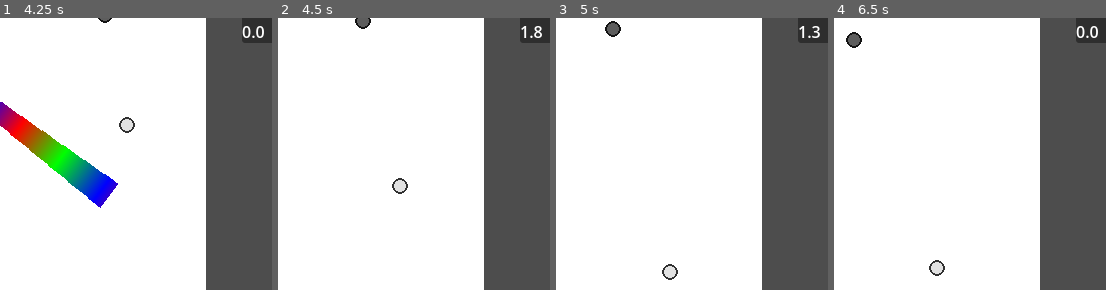
Above: before the commit, frames 1-4 (left to right).
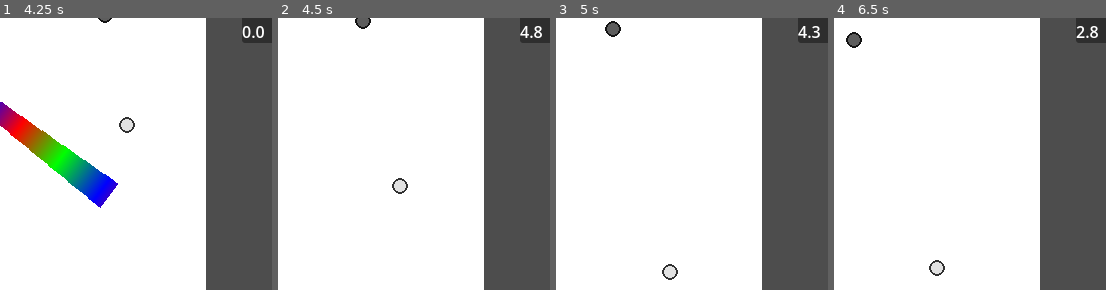
Above: after the commit, the same moments.

Repository: autumn-heights/levelherup-jam-2026
Game: Godot game, scene res://scenes/world.tscn
Same seed, same stepped clock (60 frames per second), same inputs: the game is played once before the commit and once after it.
Inputs (mouse positions are % of the whole screen's width and height, from its top left):
- Up to frame 1 (4.25 s): tap Enter at 0.5 s; move the mouse to (72, 45) at 0.52 s; press the mouse at (72, 45) at 0.53 s; tap Space at 1.25 s; move the mouse to (30, 55) at 1.27 s; release the mouse at (30, 55) at 1.28 s; click (30, 55) at 1.35 s; move the mouse to (60, 28) at 2.02 s; press the mouse at (60, 28) at 2.03 s; move the mouse to (45, 70) at 2.77 s; release the mouse at (45, 70) at 2.78 s; click (45, 70) at 2.85 s; move the mouse to (80, 65) at 3.52 s; press the mouse at (80, 65) at 3.53 s
- Up to frame 2 (4.5 s): move the mouse to (20, 35) at 4.27 s; release the mouse at (20, 35) at 4.28 s; click (20, 35) at 4.35 s
- Up to frame 3 (5 s): no input
- Up to frame 4 (6.5 s): move the mouse to (55, 50) at 5.02 s; press the mouse at (55, 50) at 5.03 s; move the mouse to (35, 25) at 5.77 s; release the mouse at (35, 25) at 5.78 s; click (35, 25) at 5.85 s
The pictures show only the part of the screen within x 30-80%, y 10-60%; the shares and areas given below are measured in that part.

Frame 1 is identical in both runs. In frame 2, 0.1% of the frame differs, in the area x 88-93%, y 2-8%; in frame 3, 0.1%; in frame 4, 0.2%, in the area x 88-98%, y 2-8%.

Commit message:
small tweaks

Diff:
--- a/fill-bucket-golf/scenes/UI/canvas_layer.tscn
+++ b/fill-bucket-golf/scenes/UI/canvas_layer.tscn
@@ -21,7 +21,9 @@
 
 [node name="GameEndLabel" type="Label" parent="GameEnd" unique_id=2121310329]
 layout_mode = 2
-text = "game end :)"
+text = "game end :)
+credits:
+au, june, lou, steph"
 
 [node name="InfoContainer" type="PanelContainer" parent="." unique_id=1527373170]
 anchors_preset = 1
--- a/fill-bucket-golf/scenes/world.gd
+++ b/fill-bucket-golf/scenes/world.gd
@@ -32,7 +32,7 @@
 
 @export_category("Timings")
 @export var shot_time = 0.5
-@export var end_time = 2.0
+@export var end_time = 5.0
 
 
 # Called when the node enters the scene tree for the first time.
